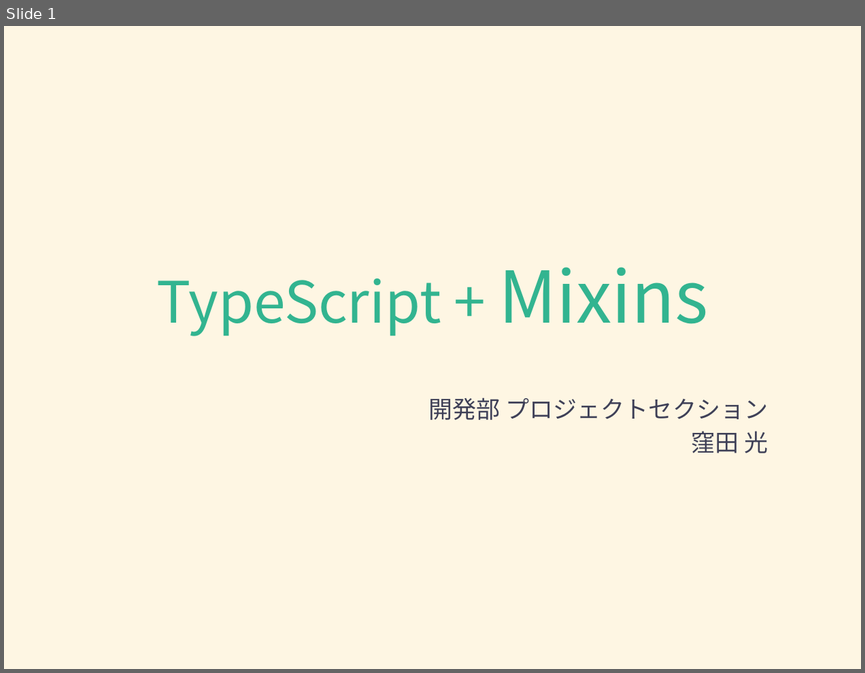
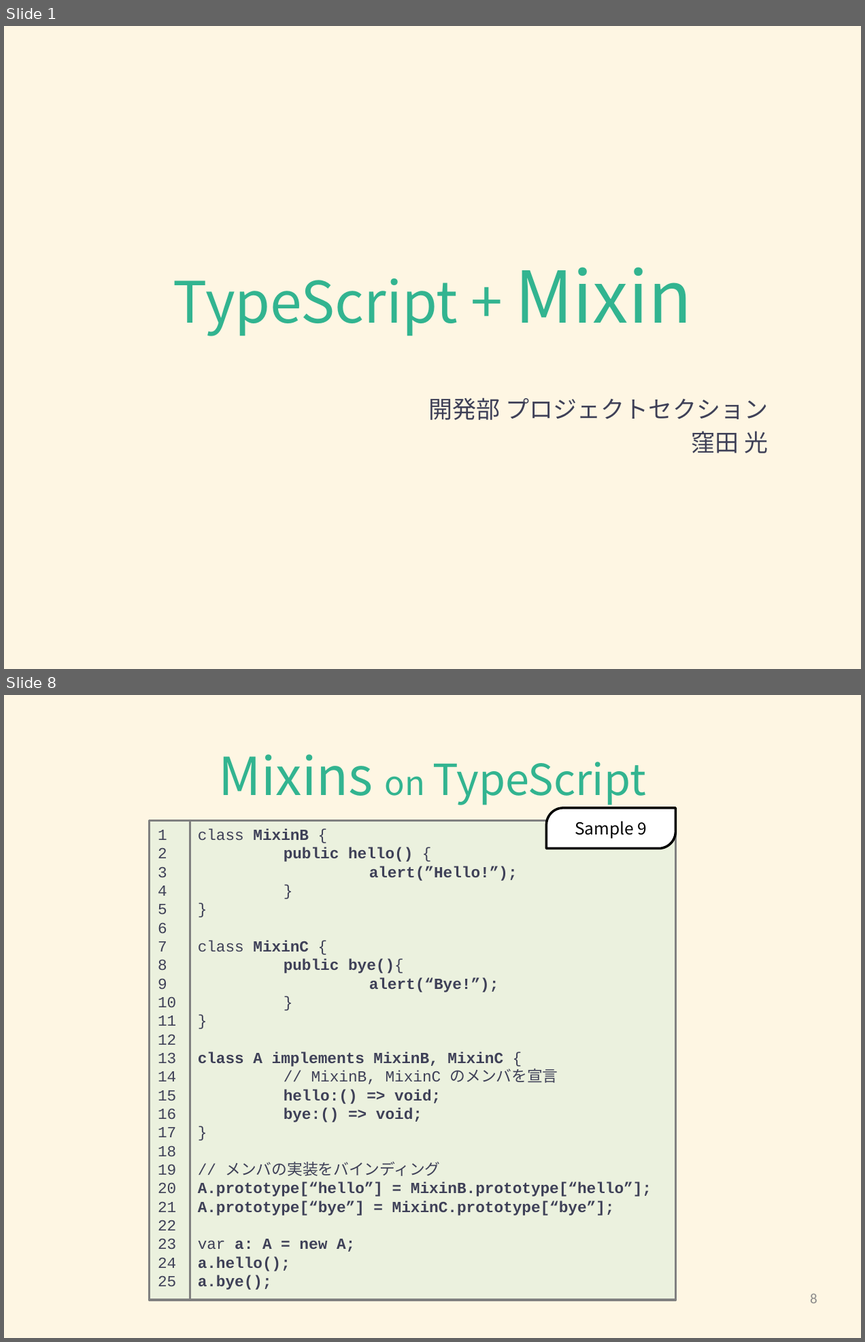
Before and after one commit to Hikari-Kubota/sandbox-todo-ts-angular, a slide deck: typescript/typescript_mixins.pptx. Shown one above the other, each under a label of ours: slide 1 before the commit, slides 1 and 8 after it; the slides between them are not shown. The pictures are 865x673 and 865x1342 pixels, drawn with LibreOffice and Linux fonts; fonts in the diff are those of the drawing. Boxes give left, top, right and bottom in pixels: in the first picture for what was removed or moved away, otherwise in the second. Text is boxed around its words. In the diff, an @@ line names an element or a change of style, - is before the commit and + after.

Commit message:
Modify typescript_mixins

```diff
--- a/typescript/typescript_mixins.pptx
+++ b/typescript/typescript_mixins.pptx
@@ slide 8 added at <box>4,695,861,1338</box>, background #FEF6E3 @@
@@ title added at <box>219,754,646,805</box>, 36 pt, text #32B490 @@
+Mixins on TypeScript
@@ round diag rect added at <box>547,808,676,849</box>, fill #FFFFFF, outline #000000 2 pt, 14 pt, text #000000 @@
+Sample 9
@@ rectangle added at <box>150,821,191,1300</box>, fill #EBF1DE, outline #808080 2 pt, 13 pt, text #3E4057 @@
+1
+2
+3
+4
+5
+6
+7
+8
+9
+10
+11
+12
+13
+14
+15
+16
+17
+18
+19
+20
+21
+22
+23
+24
+25
@@ rectangle added at <box>189,821,676,1300</box>, fill #EBF1DE, outline #808080 2 pt, 13 pt, text #3E4057, bold @@
+class MixinB {
+public hello() {
+alert(”Hello!”);
+}
+}
+class MixinC {
+public bye(){
+alert(“Bye!”);
+}
+}
+class A implements MixinB, MixinC {
+// MixinB, MixinC のメンバを宣言
+hello:() => void;
+bye:() => void;
+}
+// メンバの実装をバインディング
+A.prototype[“hello”] = MixinB.prototype[“hello”];
+A.prototype[“bye”] = MixinC.prototype[“bye”];
+var a: A = new A;
+a.hello();
+a.bye();
@@ page number added at <box>810,1293,817,1303</box>, 12 pt, text #8C8C8C @@
+8
@@ slide 1 changed as well @@
@@ title at <box>173,267,691,336</box>: text changed @@
-TypeScript + Mixins
+TypeScript + Mixin
```
Also in this commit, not shown: 7 other slides added, 3 other files.
